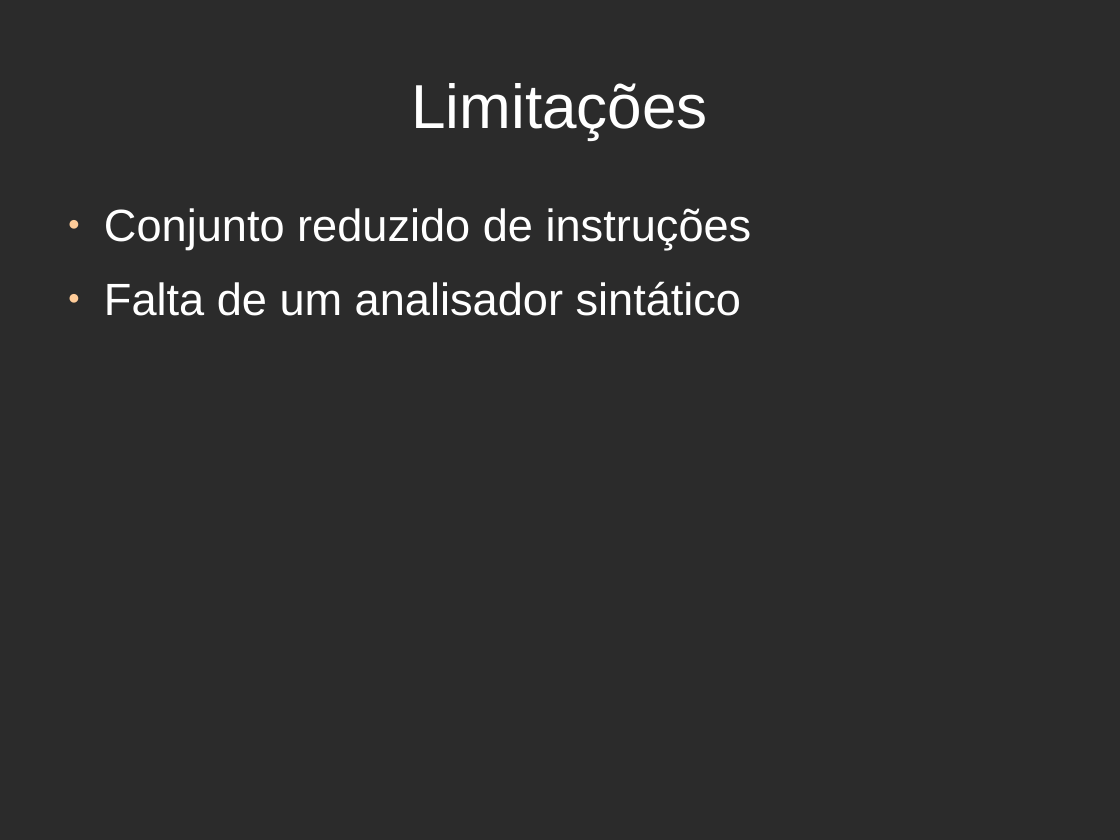
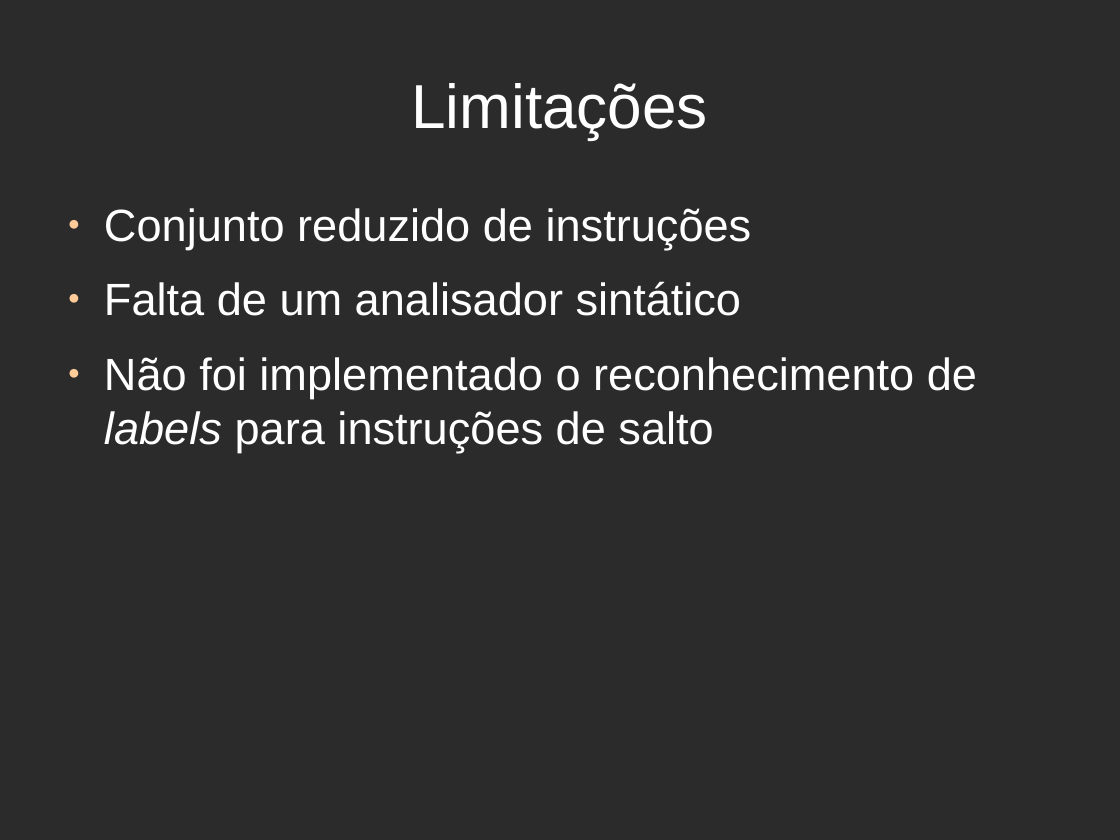
Before and after one commit to diegorocha/tradutor_mips, a slide deck: slide 15 of doc/Apresentação.odp. Drawn at 1120x840 pixels with LibreOffice and Linux fonts; fonts in the diff are those of the drawing; background and template pictures are left out; a plain dark background stands for a picture behind light text. Boxes give left, top, right and bottom in pixels: in the first picture for what was removed or moved away, otherwise in the second. Text is boxed around its words. In the diff, an @@ line names an element or a change of style, - is before the commit and + after.

```diff
--- a/doc/Apresentação.odp
+++ b/doc/Apresentação.odp
@@ text at (x1=104, y1=357, x2=977, y2=452): paragraph added @@
+● Não foi implementado o reconhecimento de labels para instruções de salto
```
Also in this commit, not shown: 1 other slide changed, 20 other files.
